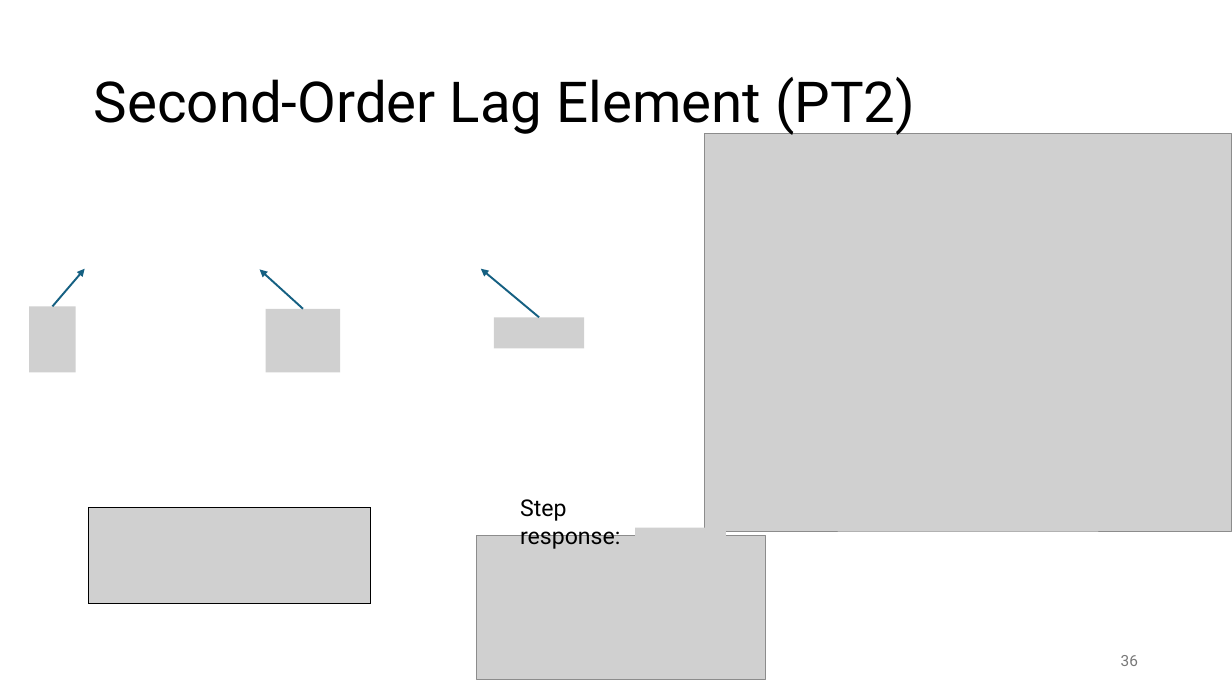
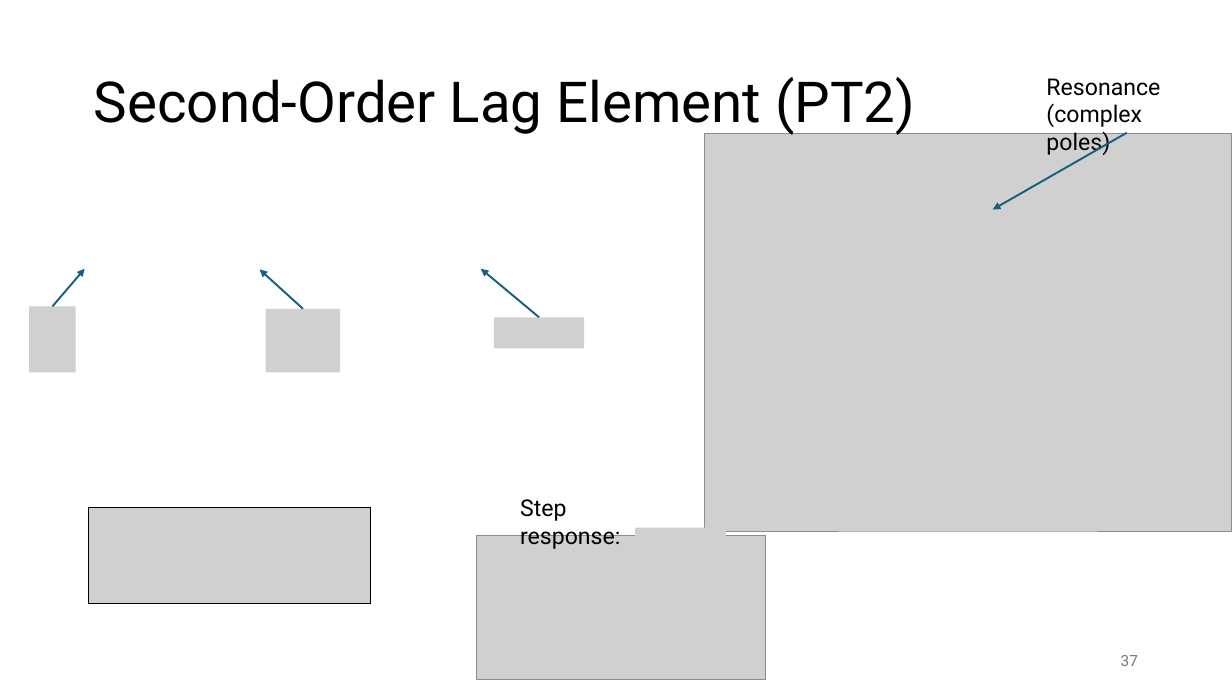
Before and after one commit to FelixWick/control_engineering, a slide deck: slide 37 of slides/3_Laplace.pptx (slide 36 before the commit). Drawn at 1232x693 pixels with LibreOffice and Linux fonts; fonts in the diff are those of the drawing; grey boxes stand for pictures. Boxes give left, top, right and bottom in pixels: in the first picture for what was removed or moved away, otherwise in the second. Text is boxed around its words. In the diff, an @@ line names an element or a change of style, - is before the commit and + after.

```diff
--- a/slides/3_Laplace.pptx
+++ b/slides/3_Laplace.pptx
@@ text added at [1046, 78, 1160, 155], 18 pt, text #000000 @@
+Resonance
+(complex poles)
@@ arrow added from (1128, 133) to (993, 210), #156082 1.5 pt @@
@@ page number at [1121, 655, 1138, 666]: text changed @@
-36
+37
```
Also in this commit, not shown: 4 other slides changed, 3 slides added, 2 other files.
